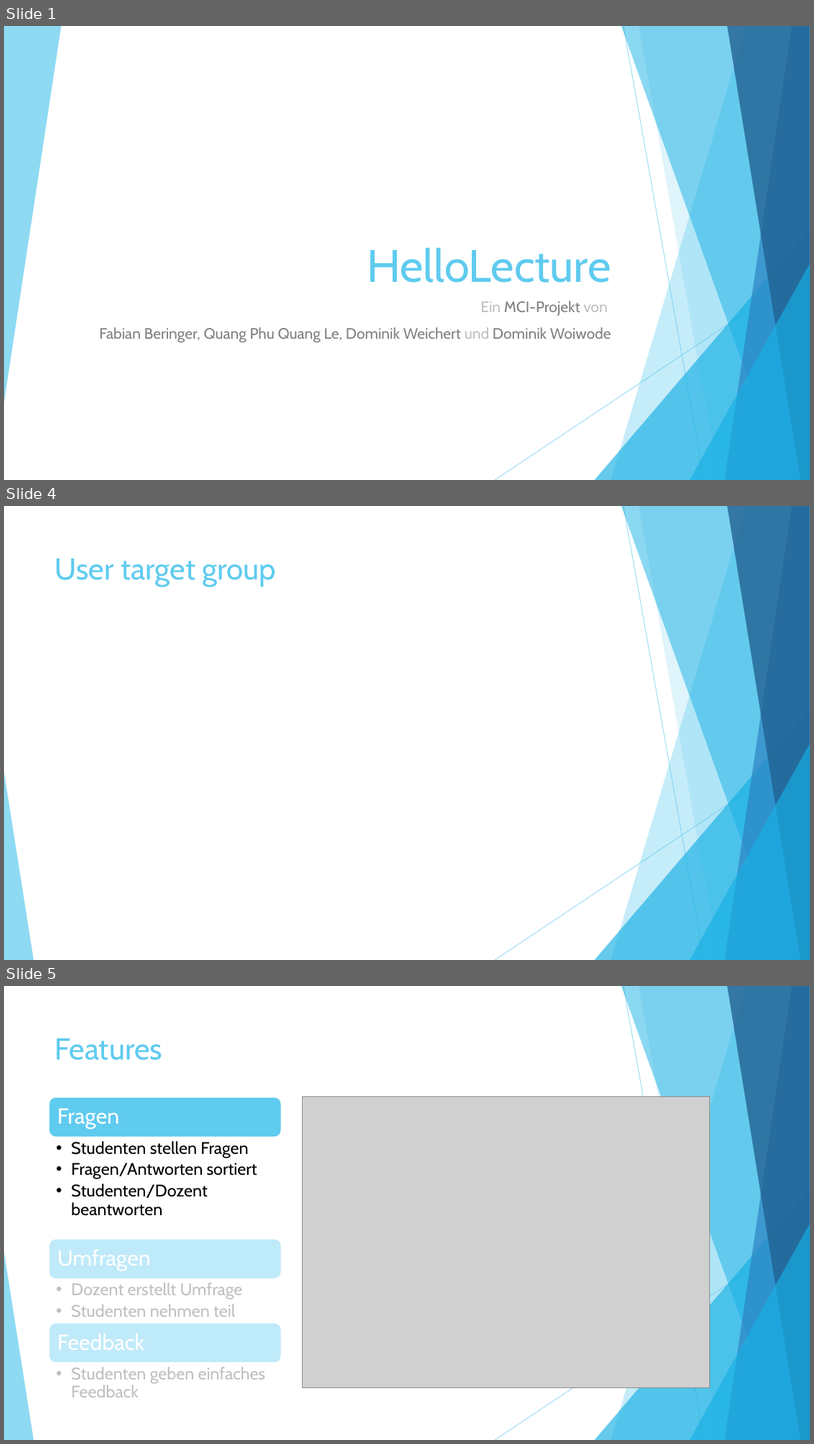
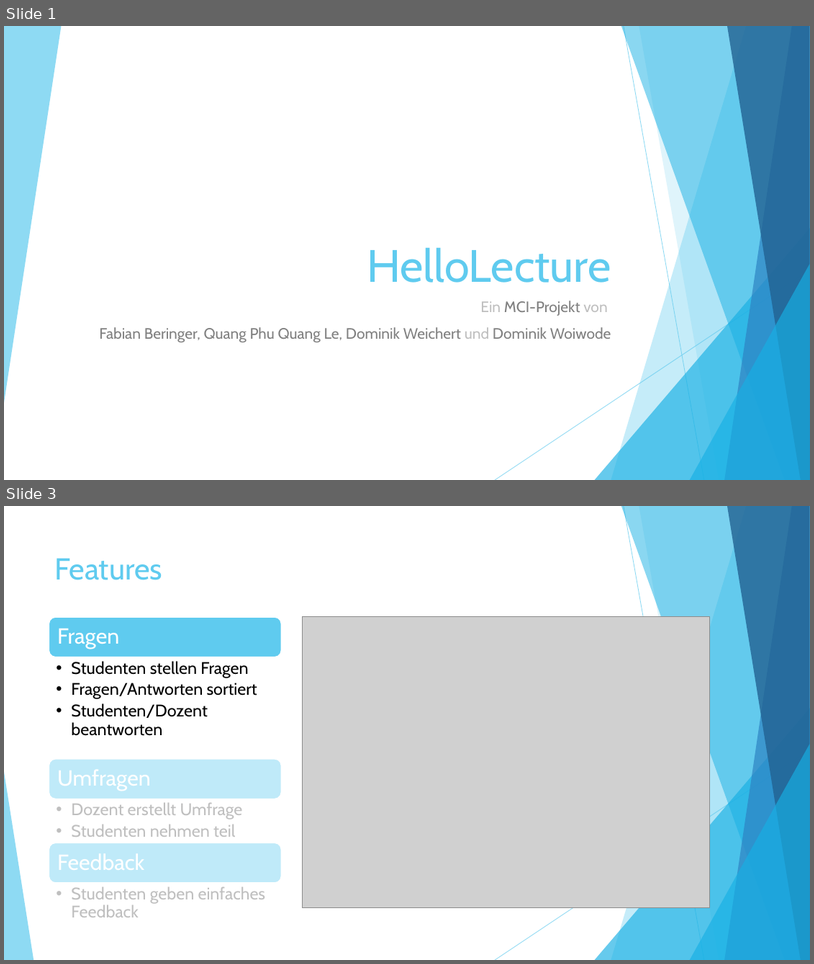
Before and after one commit to dwoiwode/GMCI_Group05_HelloLecture, a slide deck: presentation/HelloLecture.pptx. Shown one above the other, each under a label of ours: slides 1, 4 and 5 before the commit, slides 1 and 3 after it; the slides between them are not shown. The pictures are 814x1444 and 814x964 pixels, drawn with LibreOffice and Linux fonts; fonts in the diff are those of the drawing; grey boxes stand for pictures. Boxes give left, top, right and bottom in pixels: in the first picture for what was removed or moved away, otherwise in the second. Text is boxed around its words. In the diff, an @@ line names an element or a change of style, - is before the commit and + after.

```diff
--- a/presentation/HelloLecture.pptx
+++ b/presentation/HelloLecture.pptx
@@ slide 4 removed at bbox=[4, 506, 810, 960], background #FFFFFF; not listed: 10 template elements that a slide beside it also shows @@
@@ title removed at bbox=[55, 558, 276, 587] @@
-User target group
@@ what was slide 5 is now slide 3 @@
```
Also in this commit, not shown: 1 slide changed, 1 slide added, 2 other slides removed, 1 other file.
